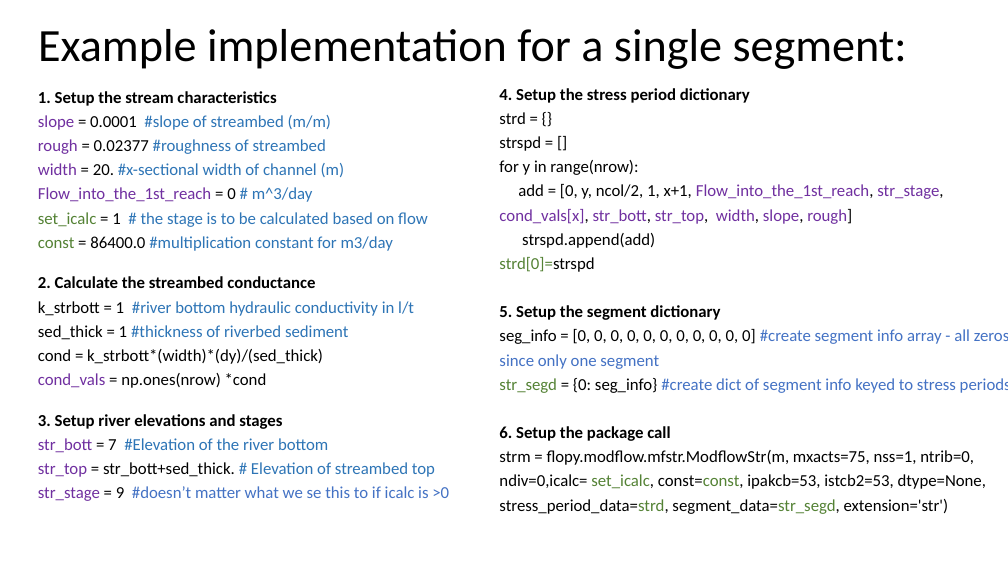
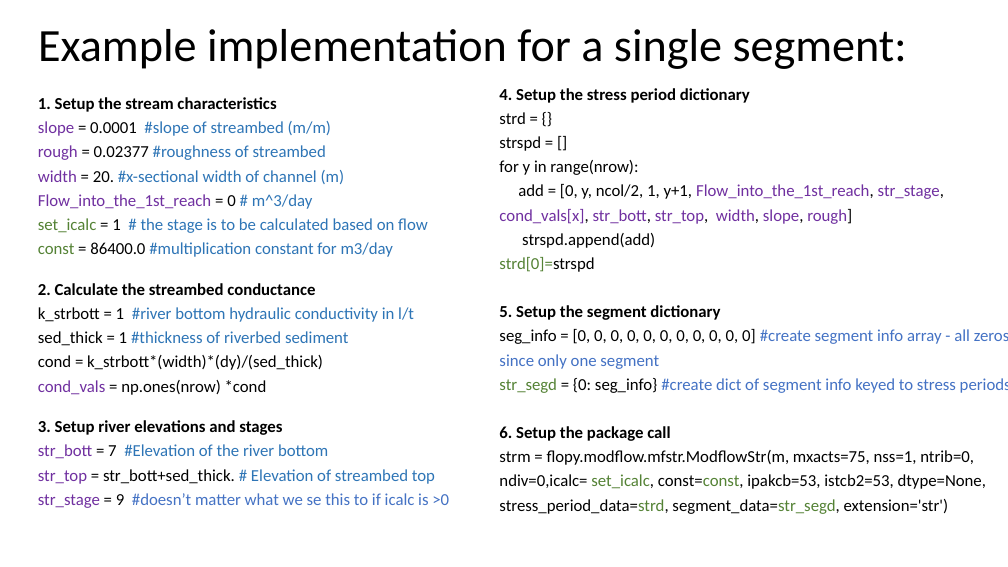
Before and after one commit to GW-modelling-Spring2022/homework-xenidegracia, a slide deck: slide 11 of Working/HW12_WatershedModel/str_package.pptx. Drawn at 1008x567 pixels with LibreOffice and Linux fonts; fonts in the diff are those of the drawing. Boxes give left, top, right and bottom in pixels: in the first picture for what was removed or moved away, otherwise in the second. Text is boxed around its words. In the diff, an @@ line names an element or a change of style, - is before the commit and + after.

```diff
--- a/Working/HW12_WatershedModel/str_package.pptx
+++ b/Working/HW12_WatershedModel/str_package.pptx
@@ text "1. Setup the stream characteristics": place and size @@
-text "1. Setup the stream characteristics" at <box>38,91,449,501</box>
+text "1. Setup the stream characteristics" at <box>38,97,449,508</box>
@@ text at <box>499,184,944,224</box>: text changed @@
-add = [0, y, ncol/2, 1, x+1, Flow_into_the_1st_reach, str_stage, cond_vals[x], str_bott, str_top, width, slope, rough]
+add = [0, y, ncol/2, 1, y+1, Flow_into_the_1st_reach, str_stage, cond_vals[x], str_bott, str_top, width, slope, rough]
```
Also in this commit, not shown: 4 other slides changed, 1 other file.
